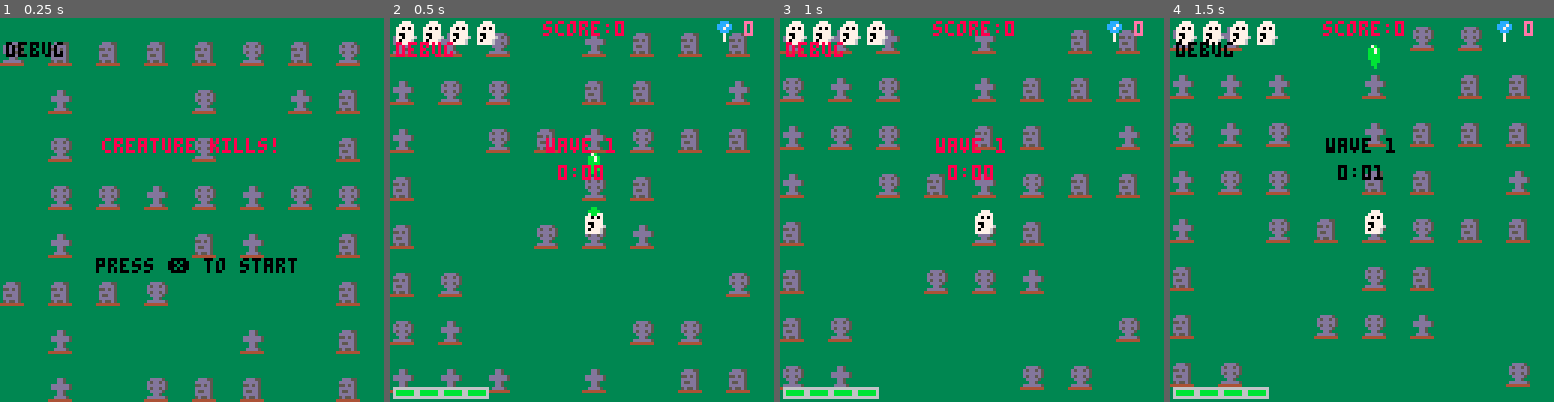
Above: before the commit, frames 1-4 (left to right).
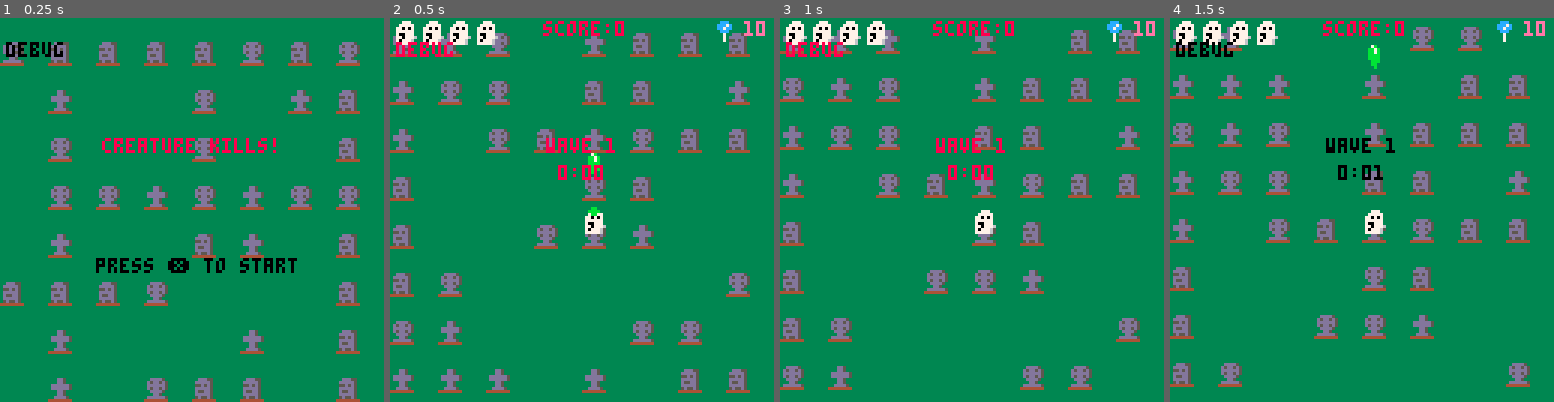
Above: after the commit, the same moments.

Repository: st0k3r/specter_deflector
Game: PICO-8 cartridge specter_deflector.p8
Same seed, same stepped clock (60 frames per second), same inputs: the game is played once before the commit and once after it.
Inputs:
- Up to frame 1 (0.25 s): no input
- Up to frame 2 (0.5 s): tap X (X key) at 0.33 s
- Up to frame 3 (1 s): tap O (Z key) at 0.7 s
- Up to frame 4 (1.5 s): tap X (X key) at 1.07 s

Frame 1 is identical in both runs. In frame 2, 0.9% of the frame differs, in the area x 0-98%, y 0-100%; in frame 3, 0.9%; in frame 4, 0.9%.

Commit message:
Rework ghost mode to rely on pickups instead of convoluted time

Diff:
--- a/main.lua
+++ b/main.lua
@@ -213,38 +213,33 @@
 	--ghost mode
 		--ghost mode cannot be used during periods of invulnerability ex. after being hit
 		if invul<=0 then
-			--ghost mode cannot be used if ghost mode timer is depleted
-			if ghost_mode_timer>0 then
+			--ghost mode cannot be used if no candy pickups
+			if bombs>0 then
 				--ghost mode cannot be used during wave text
 				if wavetime<=0 then
 					ghost.mode=1
-	 				ghost_mode_timer-=1
-				end
-	 			if ghost_mode_timer==0 then
-				--play sfx if ghost mode is depleted to 0
-	 				sfx(9)
-	 			end
+					bombs-=0.1
+					if bombs<=0 then
+					--play sfx if candy is depleted to 0
+	 					sfx(9)
+	 				end
 	 			sfx_check+=1
 	 			sfxcheck()
+				end
 	 		end
 		end
- 	end
+	end
  	if btn(4) and btnp(5) then
 	--bomb
 		--ghost bomb can only be used if there is at least one bomb in bombs
 		if bombs>0 then
 			--ghost bomb cannot be used during periods of invulnerability ex. after being hit
 			if invul<=0 then
-				--ghost bomb can only be used during ghost mode, which requires ghost mode timer to be greater than 0
-				if ghost_mode_timer>0 then
-					--ghost bomb cannot be used during wave text
-					if wavetime<=0 then
-						--number of projectiles fired is based on number of bombs (candy)
-						ghost_bomb(bombs)
-						bombs=0
-						--using ghost bomb depletes ghost mode to 0
-						ghost_mode_timer=0
-					end
+				--ghost bomb cannot be used during wave text
+				if wavetime<=0 then
+					--number of projectiles fired is based on number of bombs (candy)
+					ghost_bomb(bombs)
+					bombs=0
 				end
 			end
 		--when no bombs (candy) are available:
@@ -253,21 +248,16 @@
 			if invul<=0 then
 				--no message shown during wave text
 				if wavetime<=0 then
-					--if ghost mode is depleted, show no energy message
-					if ghost_mode_timer==0 then
-						show_btn_float("no energy...",ghost.x+4,ghost.y+4)
-					--if no bombs are available, show no candy message
-					else
-						show_btn_float("no candy...",ghost.x+4,ghost.y+4)
-					end
+				--if ghost mode is depleted, show no energy message
+					show_btn_float("no candy...",ghost.x+4,ghost.y+4)
 				end
 			end
 		end
 	end
 	--if ghost mode is depleted, show no energy message
 	if btnp(4) then
-		if ghost_mode_timer<=0 then
-			show_btn_float("no energy...",ghost.x+4,ghost.y+4)
+		if bombs<=0 then
+			show_btn_float("no candy...",ghost.x+4,ghost.y+4)
 		end
 	end
  	if btn(5) then
@@ -334,6 +324,7 @@
 	bullet_timer=bullet_timer-1
 end
 
+
 --ghost mode sfx maintainer
 function sfxcheck()
 	if sfx_check==1 then
@@ -349,7 +340,7 @@
 
 	if is_holding==true and is_down==false then
 		sfx_check=0
-		if ghost_mode_timer>0 then
+		if bombs>0 then
 			if wavetime<=0 then
 				sfx(9)
 			end
@@ -532,7 +523,7 @@
 					elseif creature_bullet.spr>=148 and creature_bullet.spr<=150 then
 						--blue potion causes 1 damage and depletes ghost mode
 						lives-=1
-						ghost_mode_timer=0
+						bombs=0
 						show_float("sapped!",creature_bullet.x,creature_bullet.y)
 					else
 						--all other creature bullets cause 1 damage
@@ -673,7 +664,7 @@
 	draw_score()
 	draw_lives()
 	draw_bombs()
-	draw_ghost_mode()
+	--draw_ghost_mode()
 end
 
 --draws start screen - called when mode is set to "start"
@@ -894,11 +885,11 @@
 --draws bombs (candy) ui
 function draw_bombs()
 	spr(bombs_sprite,108,0)
-	print(bombs,118,1,14)
+	print(ceil(bombs),118,1,14)
 end
 
 --[[ ghost mode indicator in
-bottom left ]]--
+bottom left
 function draw_ghost_mode()
 	if ghost_mode_timer>0 then
 		if ghost_mode_timer>=90 then
@@ -951,6 +942,7 @@
 		end
 	end
 end
+]]--
 
 --initialization
 
@@ -997,7 +989,7 @@
  	max_lives=4
  	lives=4
 	--bombs (candy)
- 	bombs=0
+ 	bombs=10
 
 	--randomizes bomb (candy) sprite for UI
  	bombs_sprites={52,53,54}
@@ -1031,9 +1023,6 @@
 
  	--sets frames to 0 at start
  	t=0
-
-	--sets ghost mode timer to max at game start
- 	ghost_mode_timer=90
 
 	--sets default timeout for floating text messages
  	floater_timeout=60
@@ -1732,7 +1721,13 @@
 			pick_attack()
 		end
 		show_float("busted!",creature.x+4,creature.y+4)
-		ghost_mode_timer+=5
+		--[[if ghost_mode_timer>=86  then
+			ghost_mode_timer=90
+		end
+		if ghost_mode_timer<=85 then
+			ghost_mode_timer+=5
+		end]]--
+
 		pickup_chance=0.2
 	end
 
@@ -1870,7 +1865,7 @@
 	elseif creature.type==2 then
 	--witch
 	--blue potion (spr148) potion saps ghost mode energy, so it should only be available if ghost mode is not already depleted
-		if ghost_mode_timer>0 then
+		if bombs>0 then
 			potion_sprites={40,132,148}
 		else
 			potion_sprites={40,132}
